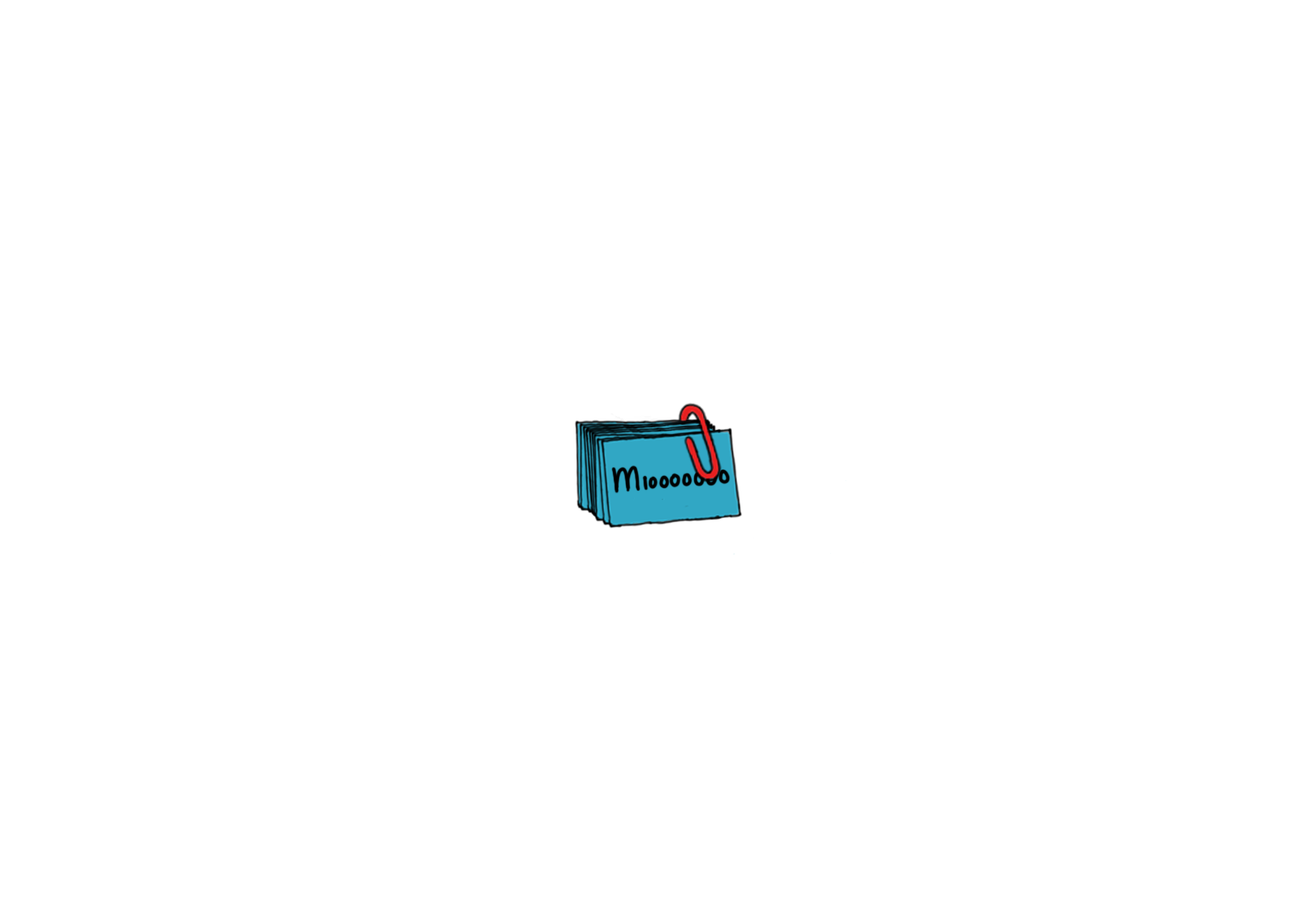
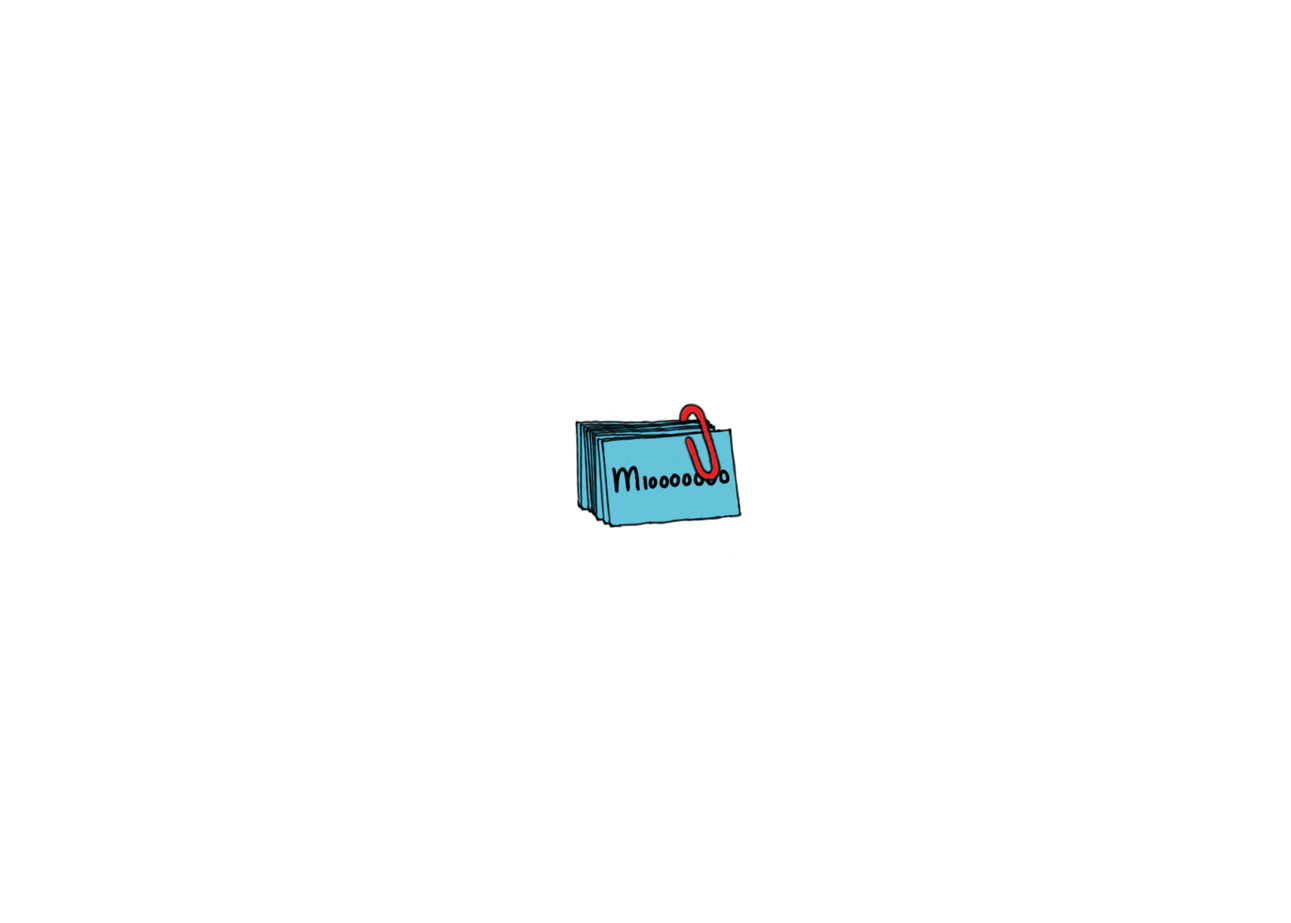
The second 1291x923 image is a revision of the first. Changes to its layers:
painted on "Layer 19" (1st of 2) over left=602, top=429, right=739, bottom=526
painted on "Layer 19" (2nd of 2, in "Group 1") over left=598, top=432, right=727, bottom=524
painted on "Layer 22 copy" over left=594, top=434, right=720, bottom=520
painted on "Layer 22 copy 2" over left=593, top=427, right=720, bottom=518
painted on "Layer 22 copy 3" over left=589, top=425, right=718, bottom=516
painted on "Layer 22" over left=587, top=422, right=716, bottom=514
painted on "Layer 22 copy 4" over left=587, top=423, right=715, bottom=513
painted on "Layer 22 copy 5" over left=583, top=421, right=712, bottom=512
painted on "Layer 22 copy 6" over left=581, top=424, right=705, bottom=511
painted on "Layer 22 copy 7" over left=576, top=421, right=702, bottom=507
